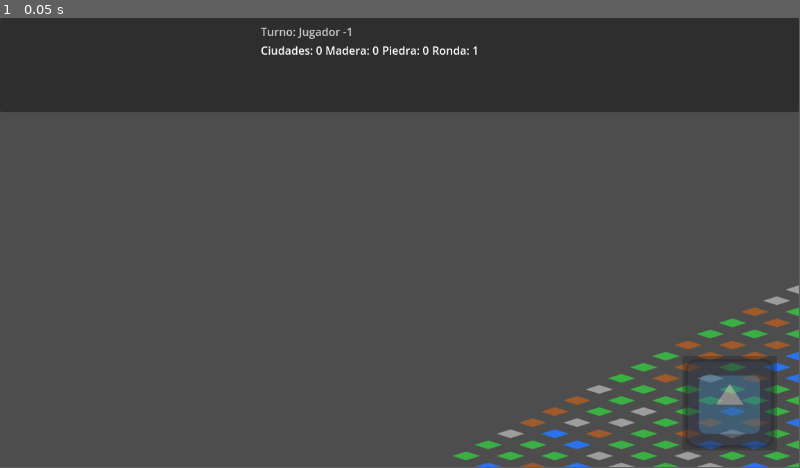
Above: before the commit, frame 1.
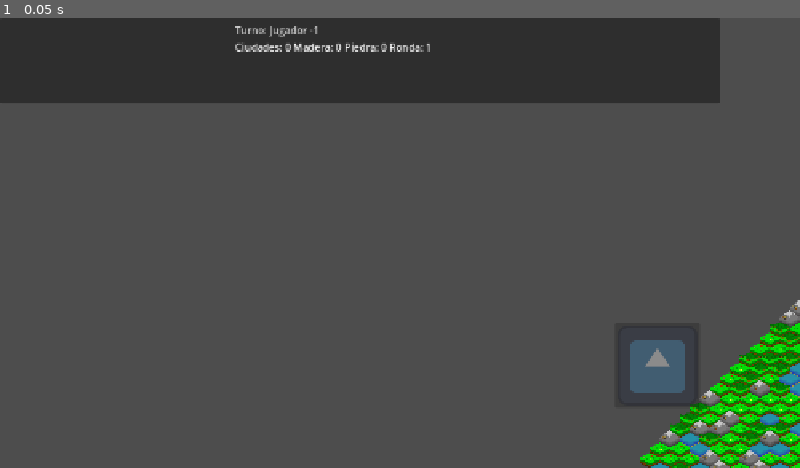
Above: after the commit, the same moment.

Repository: Jusm8/MultiplayerPolitopia
Game: Godot game, scene res://scene/mapa.tscn
Same seed, same stepped clock (60 frames per second), same inputs: the game is played once before the commit and once after it. This scene is started directly instead of the project's main scene. The engine's default icon, where the game draws it, is replaced by a stand-in: a white triangle on a blue panel in a dark square.
Inputs:
- Up to frame 1 (0.05 s): no input
The window is 799x449 before the commit and 800x450 after it. Grey fills any space a smaller window leaves; there, only what the larger window draws over its background counts as a difference.

The runs differ from the first frame. In frame 1, 11% of the frame differs, in the area x 0-100%, y 0-100%.

Commit message:
Generacion del nuevo tilemap y mejor resolucion para el juego

Diff:
--- a/multiplayer-game/project.godot
+++ b/multiplayer-game/project.godot
@@ -19,6 +19,12 @@
 
 GameData="*res://script/GameData.gd"
 
+[display]
+
+window/size/viewport_width=1280
+window/size/viewport_height=720
+window/stretch/mode="canvas_items"
+
 [rendering]
 
 renderer/rendering_method="gl_compatibility"
--- a/multiplayer-game/scene/CityMenu.tscn
+++ b/multiplayer-game/scene/CityMenu.tscn
@@ -3,6 +3,7 @@
 [ext_resource type="Script" uid="uid://c5w7qmskabhu" path="res://script/city_menu.gd" id="1_yr66a"]
 
 [node name="CityMenu" type="Control"]
+visible = false
 layout_mode = 3
 anchors_preset = 0
 script = ExtResource("1_yr66a")
--- a/multiplayer-game/scene/mapa.tscn
+++ b/multiplayer-game/scene/mapa.tscn
@@ -1,50 +1,27 @@
-[gd_scene load_steps=17 format=3 uid="uid://cuv3wt6wrk1gd"]
+[gd_scene load_steps=9 format=3 uid="uid://cuv3wt6wrk1gd"]
 
 [ext_resource type="Script" uid="uid://b63sk50e5dxjs" path="res://script/mapa.gd" id="1_nhjw5"]
-[ext_resource type="Texture2D" uid="uid://c7shwkold5npr" path="res://assets/mapaImg/Bosque.png" id="3_10ars"]
-[ext_resource type="Texture2D" uid="uid://doibhahekq8tt" path="res://assets/mapaImg/Campo.png" id="4_7pudt"]
-[ext_resource type="Texture2D" uid="uid://d0hv4aheia3uo" path="res://assets/mapaImg/Ciudad.png" id="5_10ars"]
-[ext_resource type="Texture2D" uid="uid://du7a43y8vb4p2" path="res://assets/mapaImg/Agua.png" id="5_npqkg"]
-[ext_resource type="Texture2D" uid="uid://14gopl38oc7h" path="res://assets/mapaImg/Montania.png" id="6_r2pf6"]
+[ext_resource type="Texture2D" uid="uid://3emj43qiujyt" path="res://assets/mapaImg/TileMapMultiplayer.png" id="2_7pudt"]
 [ext_resource type="Script" uid="uid://cg77nl5xilu14" path="res://script/camera.gd" id="7_10ars"]
 [ext_resource type="Script" uid="uid://20l5svnbesmy" path="res://script/hud.gd" id="8_r2pf6"]
 [ext_resource type="Texture2D" uid="uid://b4vskhtyxw33g" path="res://icon.svg" id="9_npqkg"]
 [ext_resource type="PackedScene" uid="uid://3abew6xy87gd" path="res://scene/CityMenu.tscn" id="10_8ec4r"]
 
-[sub_resource type="TileSetAtlasSource" id="TileSetAtlasSource_7pudt"]
-texture = ExtResource("4_7pudt")
-texture_region_size = Vector2i(64, 32)
-0:0/0 = 0
-
 [sub_resource type="TileSetAtlasSource" id="TileSetAtlasSource_10ars"]
-texture = ExtResource("3_10ars")
-texture_region_size = Vector2i(64, 32)
-0:0/0 = 0
-
-[sub_resource type="TileSetAtlasSource" id="TileSetAtlasSource_r2pf6"]
-texture = ExtResource("6_r2pf6")
-texture_region_size = Vector2i(64, 32)
-0:0/0 = 0
-
-[sub_resource type="TileSetAtlasSource" id="TileSetAtlasSource_npqkg"]
-texture = ExtResource("5_npqkg")
-texture_region_size = Vector2i(64, 32)
-0:0/0 = 0
-
-[sub_resource type="TileSetAtlasSource" id="TileSetAtlasSource_8ec4r"]
-texture = ExtResource("5_10ars")
-texture_region_size = Vector2i(64, 32)
-0:0/0 = 0
+texture = ExtResource("2_7pudt")
+texture_region_size = Vector2i(32, 32)
+2:0/0 = 0
+3:0/0 = 0
+4:0/0 = 0
+5:0/0 = 0
+6:0/0 = 0
+1:0/0 = 0
 
 [sub_resource type="TileSet" id="TileSet_f52q7"]
 tile_shape = 1
 tile_layout = 5
-tile_size = Vector2i(64, 32)
-sources/0 = SubResource("TileSetAtlasSource_7pudt")
-sources/1 = SubResource("TileSetAtlasSource_10ars")
-sources/2 = SubResource("TileSetAtlasSource_r2pf6")
-sources/3 = SubResource("TileSetAtlasSource_npqkg")
-sources/4 = SubResource("TileSetAtlasSource_8ec4r")
+tile_size = Vector2i(32, 32)
+sources/6 = SubResource("TileSetAtlasSource_10ars")
 
 [node name="mapa" type="Node2D"]
 script = ExtResource("1_nhjw5")
--- a/multiplayer-game/script/camera.gd
+++ b/multiplayer-game/script/camera.gd
@@ -1,7 +1,7 @@
 extends Camera2D
 
 @export var zoom_min := 0.5
-@export var zoom_max := 2.0
+@export var zoom_max := 4.5
 @export var zoom_speed := 0.1
 
 @export var drag_sensitivity := 0.5       # qué tanto se mueve por pixel de ratón
--- a/multiplayer-game/script/mapa.gd
+++ b/multiplayer-game/script/mapa.gd
@@ -18,6 +18,17 @@
 	AGUA,
 	MONTANIA,
 }
+var atlas_source_id: int = -1
+var atlas_source: TileSetAtlasSource
+
+const ATLAS_SOURCE_ID := 0
+const  TERRAIN_ATLAS := {
+	Terrain.CAMPO: Vector2i(1, 0),
+	Terrain.BOSQUE: Vector2i(2, 0),
+	Terrain.AGUA: Vector2i(3, 0),
+	Terrain.CIUDAD: Vector2i(4, 0),
+	Terrain.MONTANIA: Vector2i(5, 0),
+}
 
 var map_data: Array = []
 var city_positions : Array[Vector2i] = []
@@ -51,18 +62,48 @@
 func _ready() -> void:
 	randomize()
 
+	# --- Detectar el AtlasSource del TileSet automáticamente ---
+	var ts := tile_map.tile_set
+	if ts == null:
+		push_error("TileMap NO tiene TileSet asignado.")
+		return
+
+	atlas_source_id = -1
+	atlas_source = null
+
+	for i in range(ts.get_source_count()):
+		var id := ts.get_source_id(i)
+		var src := ts.get_source(id)
+		if src is TileSetAtlasSource:
+			atlas_source_id = id
+			atlas_source = src
+			break
+
+	if atlas_source_id == -1 or atlas_source == null:
+		push_error("No hay TileSetAtlasSource en el TileSet (no es un atlas).")
+		return
+
+	print("Atlas source id detectado: ", atlas_source_id)
+
+	# --- IDs jugadores ---
 	player_ids = GameData.get_player_ids()
 	print("Player IDs en mapa: ", player_ids)
+
+	# --- CityMenu ---
 	if city_menu == null:
 		push_error("CityMenu no esta instanciado en HUD")
 		return
+
 	city_menu.buy_requested.connect(_on_city_menu_buy_requested)
 	city_menu.closed.connect(_on_city_menu_closed)
 
+	# --- HUD ---
 	hud.end_turn_confirmed.connect(_on_hud_end_turn_confirmed)
 
+	# --- Solo el servidor genera el mapa y sincroniza ---
 	if multiplayer.is_server():
 		print("SERVER: player_ids = ", player_ids)
+
 		generate_map()
 		assign_cities_to_players()
 		start_turns()
@@ -156,26 +197,27 @@
 		push_warning("draw_map: map_data esta vacio, no dibujo nada")
 		return
 
+	if atlas_source_id == -1 or atlas_source == null:
+		push_error("draw_map: atlas_source no inicializado.")
+		return
+
 	for y in range(map_data.size()):
 		var row = map_data[y]
 		for x in range(row.size()):
-			var terrain: int = row[x]
-			var source_id: int = -1
-
-			match terrain:
-				Terrain.CAMPO:
-					source_id = 0  # Campo.png (ID 0)
-				Terrain.BOSQUE:
-					source_id = 1  # Bosque.png
-				Terrain.MONTANIA:
-					source_id = 2  # Montania.png
-				Terrain.AGUA:
-					source_id = 3  # Agua.png
-				Terrain.CIUDAD:
-					source_id = 4  # Ciudad.png
-
-			if source_id != -1:
-				tile_map.set_cell(0, Vector2i(x, y), source_id, Vector2i.ZERO)
+			var terrain: int = int(row[x])
+
+			if not TERRAIN_ATLAS.has(terrain):
+				continue
+
+			var atlas_coords: Vector2i = TERRAIN_ATLAS[terrain]
+
+			# Si el tile NO existe en el atlas, no se pintará (y así lo detectas)
+			if not atlas_source.has_tile(atlas_coords):
+				push_warning("No existe tile en atlas_coords=%s para terrain=%s" % [str(atlas_coords), str(terrain)])
+				continue
+
+			# alternative_tile = 0 (explícito)
+			tile_map.set_cell(0, Vector2i(x, y), atlas_source_id, atlas_coords, 0)
 
 func center_map() -> void:
 	var used: Rect2i = tile_map.get_used_rect()
